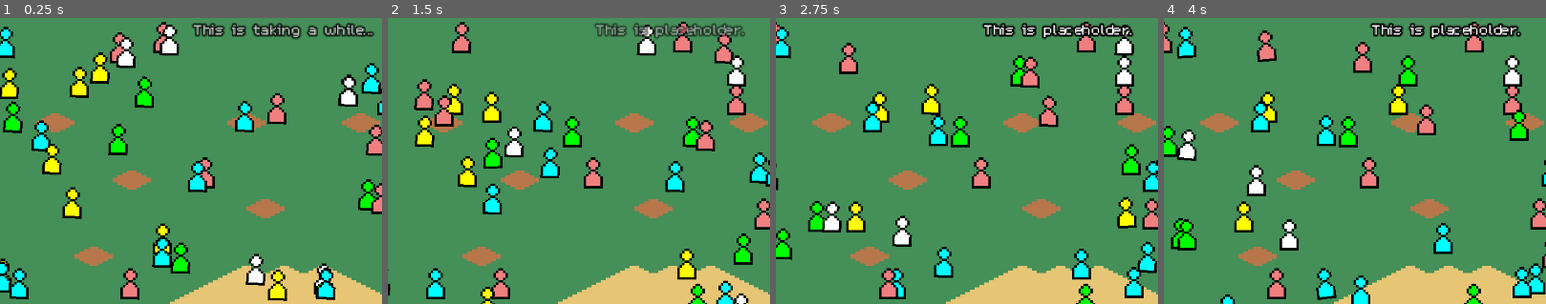
Above: before the commit, frames 1-4 (left to right).
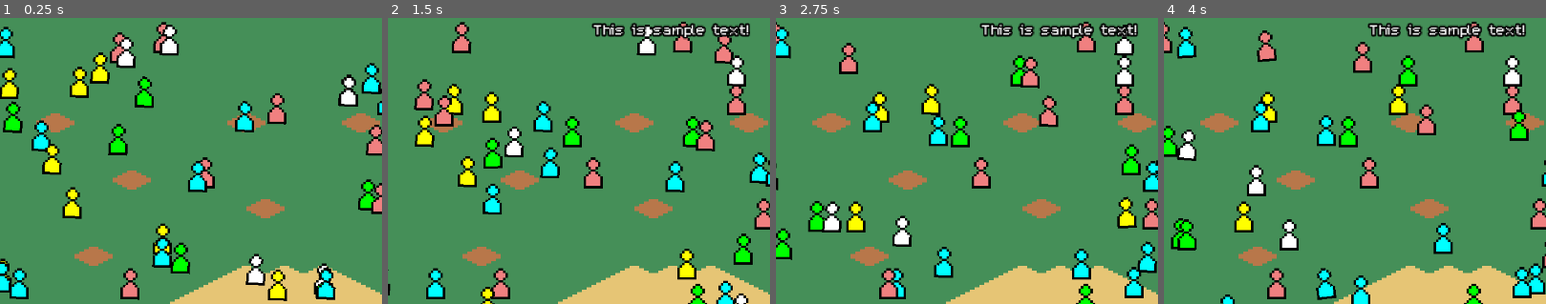
Above: after the commit, the same moments.

Repository: tonasthesecond/plain-sight
Game: Godot game, scene res://levels/field.tscn
The game is run twice, just before and just after one commit, with the same random seed, the same clock (stepped at 60 frames per second) and the same inputs.
Inputs:
- Up to frame 1 (0.25 s): no input
- Up to frame 2 (1.5 s): no input
- Up to frame 3 (2.75 s): no input
- Up to frame 4 (4 s): no input
The pictures show only the part of the screen within x 13-63%, y 0-50%; the shares and areas given below are measured in that part.

The runs differ from the first frame. In frame 1, 1.7% of the frame differs, in the area x 50-98%, y 1-8%; in frame 2, 1.5%; in frame 3, 1.3%; in frame 4, 1.3%.

Commit message:
Created Queue-able Message System
Added `MessageSystem` to show reactional messages, and perhaps some flare ones.

Diff:
--- a/characters/player.gd
+++ b/characters/player.gd
@@ -3,7 +3,7 @@
 
 signal died
 
-@export_enum("player1", "player2") var player_id: String = "player1"
+@export var player_id: int
 @onready var sprite: Sprite2D = $Sprite
 @onready var animation_component: AnimationComponent = $AnimationComponent
 @onready var attack_delay_timer: Timer = $AttackDelayTimer
@@ -49,7 +49,7 @@
         previous_direction = move_state.movement_provider.get_movement_vector()
 
     # Attacking
-    if Input.is_action_just_pressed(player_id + "_attack") and attack_delay_timer.is_stopped():
+    if Input.is_action_just_pressed(Settings.PLAYER_STRING_IDS[player_id] + "_attack") and attack_delay_timer.is_stopped():
         attack_delay_timer.start()
         var weapon_instance = weapon.instantiate()
         weapon_instance.position = previous_direction * Vector2(8, 8)
@@ -57,5 +57,5 @@
         add_child(weapon_instance)
 
 func _on_damage_area_component_damaged(_damager: Node2D) -> void:
-    print(player_id + " died")
+    print(Settings.PLAYER_NAMES[player_id] + " died")
     died.emit()
--- a/components/movement providers/player_input_movement_provider.gd
+++ b/components/movement providers/player_input_movement_provider.gd
@@ -1,16 +1,16 @@
 class_name PlayerInputMovementProvider
 extends MovementProvider
 
-var player_id: String
+var player_id: int
 
-func _init(_player_id: String) -> void:
+func _init(_player_id: int) -> void:
     player_id = _player_id
 
 func get_movement_vector() -> Vector2:
     new_vector = Input.get_vector(
-        player_id + "_left",
-        player_id + "_right",
-        player_id + "_up",
-        player_id + "_down"
+        Settings.PLAYER_STRING_IDS[player_id] + "_left",
+        Settings.PLAYER_STRING_IDS[player_id] + "_right",
+        Settings.PLAYER_STRING_IDS[player_id] + "_up",
+        Settings.PLAYER_STRING_IDS[player_id] + "_down"
     )
     return new_vector
--- a/control/spawn_manager.gd
+++ b/control/spawn_manager.gd
@@ -24,8 +24,8 @@
         spawn_bystander()
 
     # Spawn players
-    spawn_player("player1")
-    spawn_player("player2")
+    spawn_player(0)
+    spawn_player(1)
 
 func spawn_bystander() -> void:
     # Create new bystander with random AI
@@ -36,7 +36,7 @@
     new_bystander.position = get_valid_position()
     characters_container.add_child(new_bystander)
 
-func spawn_player(player_id: String) -> void:
+func spawn_player(player_id: int) -> void:
     # Create new player with id
     var new_player: Player = player_scene.instantiate()
     new_player.player_id = player_id
--- a/levels/field.tscn
+++ b/levels/field.tscn
@@ -47,6 +47,7 @@
 [node name="Field" type="Node2D"]
 y_sort_enabled = true
 script = ExtResource("1_lal8a")
+initial_messages = Array[String](["This is sample text!", "This is a second sample text!"])
 
 [node name="SpawnManager" type="Node" parent="." node_paths=PackedStringArray("characters_container")]
 script = ExtResource("2_m8hg1")
@@ -101,5 +102,4 @@
 metadata/_edit_lock_ = true
 
 [node name="MessageBar" parent="UI" instance=ExtResource("10_m8hg1")]
-queue = Array[String](["This is placeholder.", "Hey, this is still me!", "I'm still here!"])
 metadata/_edit_lock_ = true
--- a/levels/level.gd
+++ b/levels/level.gd
@@ -1,5 +1,9 @@
 class_name Level
 extends Node2D
 
+@export var initial_messages: Array[String] = []
+
 func _ready() -> void:
     add_to_group("level")
+
+    MessageSystem.queue_messages(initial_messages)
--- a/project.godot
+++ b/project.godot
@@ -21,6 +21,7 @@
 Settings="*res://scripts/globals/settings.gd"
 Refs="*res://scripts/globals/references.gd"
 Utils="*res://scripts/globals/utilities.gd"
+MessageSystem="*res://scripts/globals/message_system.gd"
 
 [display]
 
--- /dev/null
+++ b/scripts/globals/message_system.gd
@@ -0,0 +1,42 @@
+extends Node
+
+var queue: Array[String] = []
+var priority_queue: Array[String] = []
+
+var is_ready: bool = false
+
+func _ready() -> void:
+    await get_tree().process_frame
+    Refs.message_bar.message_shown.connect(on_message_shown)
+    is_ready = true
+    try_show_next()
+
+func queue_message(text: String) -> void:
+    queue.push_back(text)
+    try_show_next()
+
+func queue_priority_message(text: String) -> void:
+    priority_queue.push_back(text)
+    try_show_next()
+
+func queue_messages(messages: Array[String]) -> void:
+    queue.append_array(messages)
+    try_show_next()
+
+func queue_priority_messages(messages: Array[String]) -> void:
+    priority_queue.append_array(messages)
+    try_show_next()
+
+func try_show_next() -> void:
+    if not is_ready: return
+    if priority_queue.size() > 0:
+        Refs.message_bar.show_message(priority_queue[0], true)
+    elif queue.size() > 0:
+        Refs.message_bar.show_message(queue[0], false)
+
+func on_message_shown(_text: String, _is_priority: bool) -> void:
+    if _is_priority:
+        priority_queue.pop_front()
+    else:
+        queue.pop_front()
+    try_show_next()
--- a/scripts/globals/references.gd
+++ b/scripts/globals/references.gd
@@ -8,7 +8,7 @@
 func _ready() -> void:
     await get_tree().process_frame
     for player: Player in get_tree().get_nodes_in_group("player"):
-        if player.player_id == "player1":
+        if player.player_id == 0:
             player1 = player
         else:
             player2 = player
--- a/scripts/globals/settings.gd
+++ b/scripts/globals/settings.gd
@@ -1,13 +1,21 @@
 extends Node
 
+# Colors
+const PREDEFINED_COLORS: Array[Color] = [
+    Color.LIGHT_CORAL, Color.CYAN, Color.LIME, Color.YELLOW,
+    Color.WHITE
+]
+const ACCENT_COLOR: Color = Color.LIGHT_CORAL
+
+# Base stats
 const WALK_SPEED: float = 30.0
 const AI_WALK_TIME_BOUNDS := Vector2(1.0, 2.0)
 const AI_WAIT_TIME_BOUNDS := Vector2(4.0, 6.0)
 
-const PREDEFINED_COLORS: Array[Color] = [
-    Color.LIGHT_CORAL, Color.CYAN, Color.LIME, Color.YELLOW,
-    Color.WHITE
-]
+# Information
+var PLAYER_NAMES: Array[String] = ["Player 1", "Player 2"]
+var PLAYER_STRING_IDS: Array[String] = ["player1", "player2"]
 
-var PLAYER_WALK_SPEED: Array[float] = [WALK_SPEED, WALK_SPEED]
-var WEAPON_DRAW_SPEED: Array[float] = [1.0, 1.0]
+# Alterable stats
+var PLAYER_WALK_SPEED_MULT: Array[float] = [1.0, 1.0]
+var WEAPON_DRAW_SPEED_MULT: Array[float] = [1.0, 1.0]
--- a/scripts/globals/utilities.gd
+++ b/scripts/globals/utilities.gd
@@ -59,3 +59,8 @@
         return "up"
     else:
         return ''
+
+func fade_node(node: Node, target: float, rate_per_sec: float = 1) -> Tween:
+    var opacity_tween = create_tween()
+    opacity_tween.tween_property(node, "modulate:a", target, 1.0 / rate_per_sec)
+    return opacity_tween
--- a/scripts/pickups/pickup.gd
+++ b/scripts/pickups/pickup.gd
@@ -1,7 +1,11 @@
 @abstract class_name Pickup
 extends Resource
 
-var name: String
+var name: String = "Mysterious Pickup"
 
 @abstract func _init() -> void
-@abstract func pick_up(_player: Player) -> void
+@abstract func apply_pickup(player: Player) -> void
+
+func pick_up(player: Player) -> void:
+    apply_pickup(player)
+    MessageSystem.queue_priority_message(Settings.PLAYER_NAMES[player.player_id] + " picked up " + name)
--- a/scripts/pickups/speed_change_pickup.gd
+++ b/scripts/pickups/speed_change_pickup.gd
@@ -7,5 +7,5 @@
     name = "Speed Increase"
     speed_multiplier = _speed_multiplier
 
-func pick_up(player: Player) -> void:
+func apply_pickup(player: Player) -> void:
     player.move_state.speed *= speed_multiplier
--- a/ui/messages/message_bar.gd
+++ b/ui/messages/message_bar.gd
@@ -1,61 +1,31 @@
 class_name MessageBar
-extends Node
+extends Control
+
+signal message_shown(text: String, is_priority: bool)
 
 @onready var label: Label = $Label
 @onready var idle_timer: Timer = $IdleTimer
 
-const OPACITY_CHANGE_RATE: float = 1 # Opacity change per second
 const IDLE_TIME: float = 3
 
-@export var queue: Array[String] = []
-@export var priority_queue: Array[String] = []
+func _ready() -> void:
+    modulate.a = 0
 
-var opacity_tween: Tween
+func show_message(text: String, is_priority: bool):
+    if not idle_timer.is_stopped(): return
 
-func _process(_delta: float) -> void:
-    # Only change text after idling
-    if not idle_timer.is_stopped(): return
-    if opacity_tween and opacity_tween.is_running(): return
+    # Fade out current
+    await Utils.fade_node(self, 0).finished
 
-    if priority_queue.size() > 0:
-        show_message(priority_queue.pop_front())
-    elif queue.size() > 0:
-        show_message(queue.pop_front())
+    # Show new text
+    modulate = Settings.ACCENT_COLOR if is_priority else Color.WHITE
+    modulate.a = 0
+    label.text = text
 
-func queue_message(message: String) -> void:
-    queue.push_back(message)
+    var fade_in_rate = 1 if is_priority else 3
+    await Utils.fade_node(self, 1, fade_in_rate).finished
 
-func queue_priority_message(message: String) -> void:
-    priority_queue.push_back(message)
-
-func show_message(message: String, priority: bool = false) -> void:
-    # Hide current text
-    if label.modulate.a > 0:
-        opacity_tween = create_tween()
-        opacity_tween.tween_property(
-            label, "modulate:a",
-            0,
-            abs(0 - label.modulate.a) / OPACITY_CHANGE_RATE
-            )
-        await opacity_tween.finished
-
-    # Change and show new text
-    label.text = message
-
-    if priority:
-        label.modulate = Color.RED
-    else:
-        label.modulate = Color.WHITE
-    label.modulate.a = 0
-
-    opacity_tween = create_tween()
-    opacity_tween.tween_property(
-        label, "modulate:a",
-        1,
-        abs(1 - label.modulate.a) / OPACITY_CHANGE_RATE
-        )
-
-    await opacity_tween.finished
-
-    # Start idle time
     idle_timer.start(IDLE_TIME)
+    await idle_timer.timeout
+    Utils.fade_node(self, 0)
+    message_shown.emit(text, is_priority)
--- a/ui/messages/message_bar.tscn
+++ b/ui/messages/message_bar.tscn
@@ -20,7 +20,6 @@
 [node name="Label" type="Label" parent="."]
 layout_mode = 2
 theme = ExtResource("1_ln0bj")
-text = "This is taking a while..."
 label_settings = SubResource("LabelSettings_ln0bj")
 
 [node name="IdleTimer" type="Timer" parent="."]
Not shown, added: scripts/globals/message_system.gd.uid
